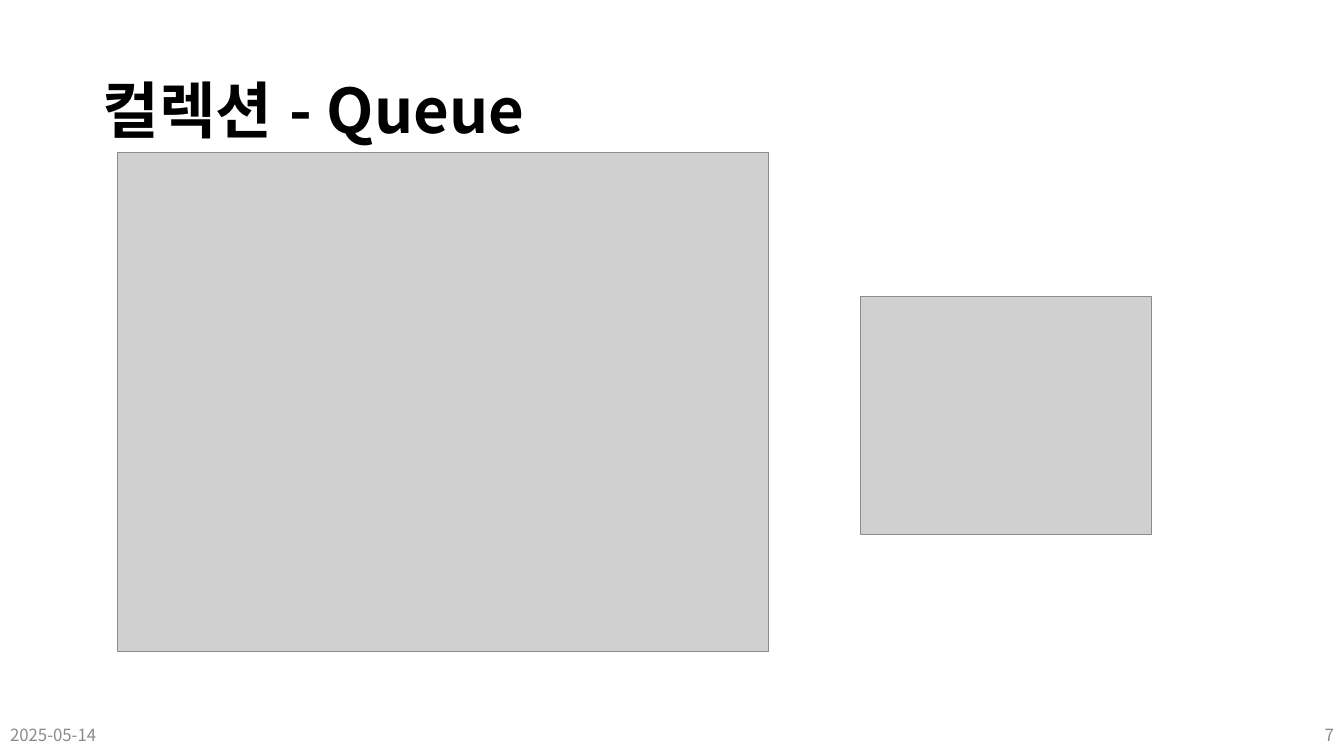
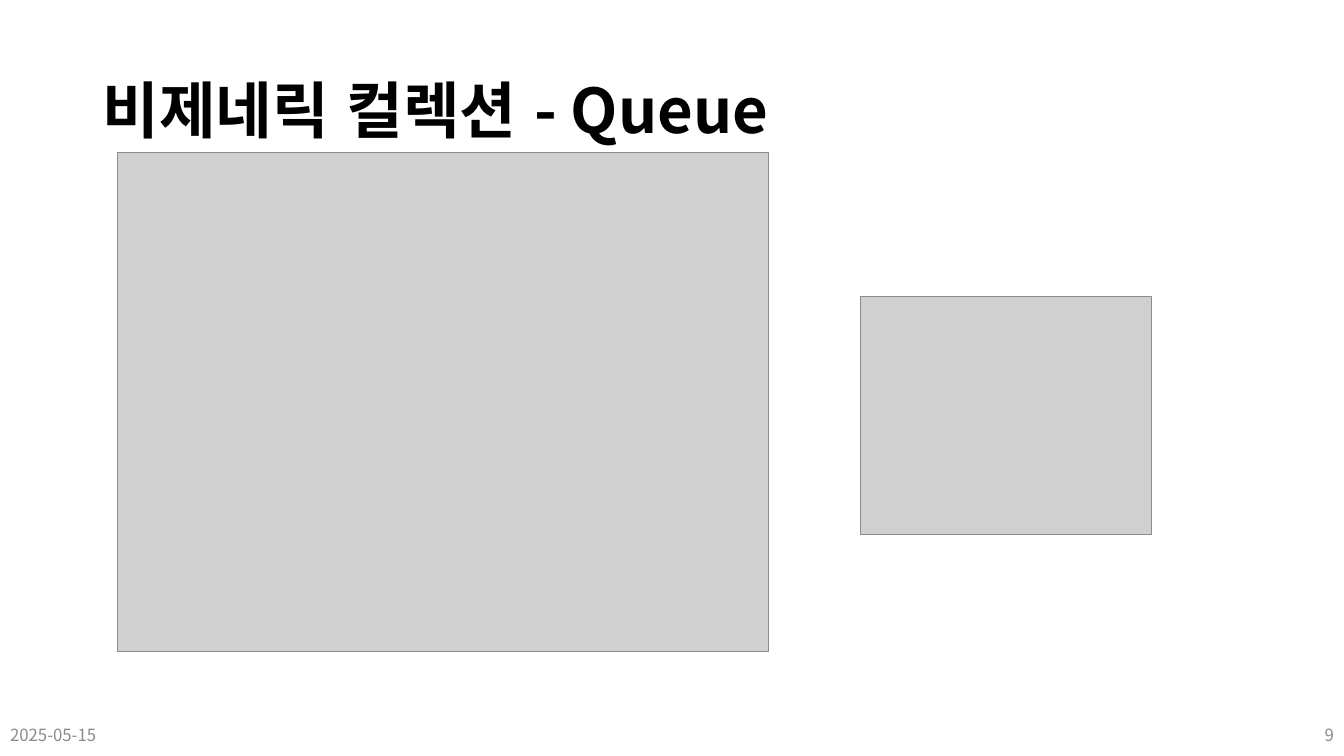
Before and after one commit to Leader-Lesson/KDT_SF_Short_5th, a slide deck: slide 9 of material/14_CSharp_심화문법 (컬렉션).pptx (slide 7 before the commit). Drawn at 1344x756 pixels with LibreOffice and Linux fonts; fonts in the diff are those of the drawing; grey boxes stand for pictures; background and template pictures are left out. Boxes give left, top, right and bottom in pixels: in the first picture for what was removed or moved away, otherwise in the second. Text is boxed around its words. In the diff, an @@ line names an element or a change of style, - is before the commit and + after.

```diff
--- a/material/14_CSharp_심화문법 (컬렉션).pptx
+++ b/material/14_CSharp_심화문법 (컬렉션).pptx
@@ title at [102,81,768,146]: text changed @@
-컬렉션 - Queue
+비제네릭 컬렉션 - Queue
@@ text at [10,728,96,741]: text changed @@
-2025-05-14
+2025-05-15
@@ page number at [1325,728,1334,741]: text changed @@
-7
+9
```
Also in this commit, not shown: 12 other slides changed, 5 slides added, 17 slides removed, 27 other files.
